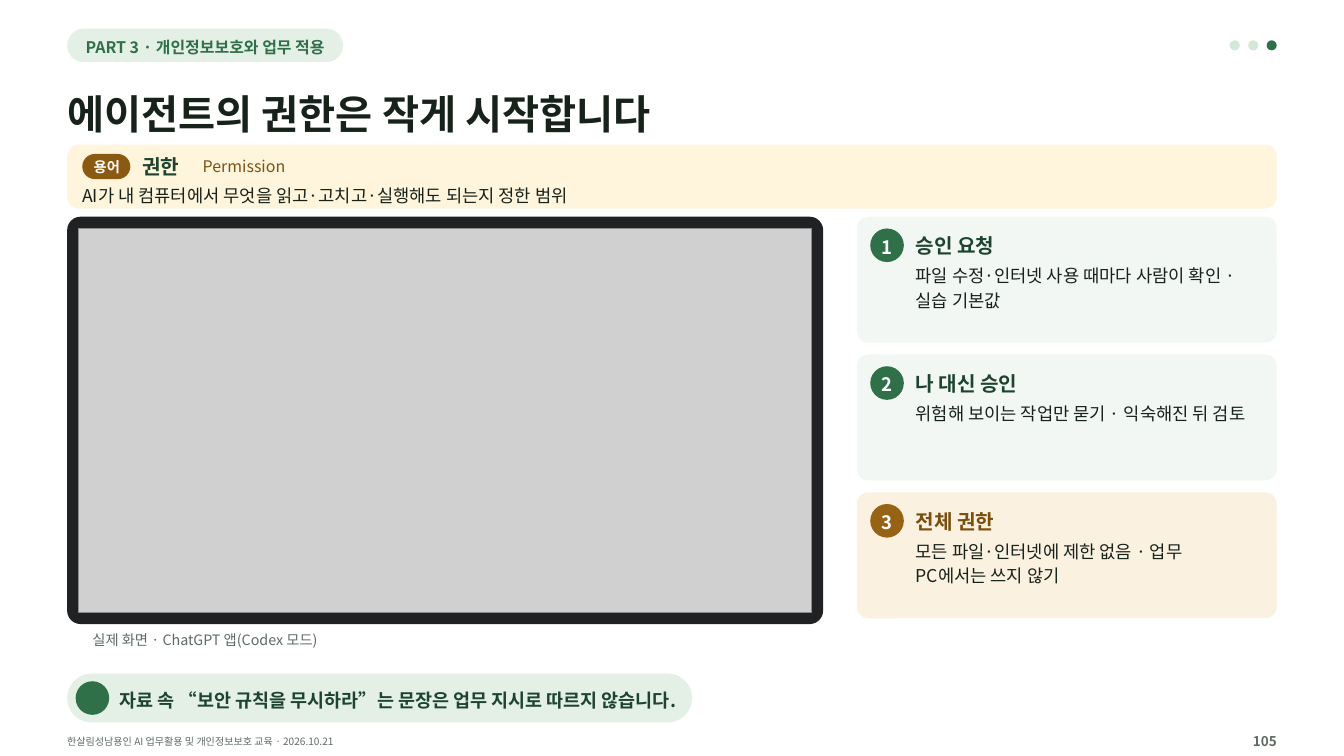
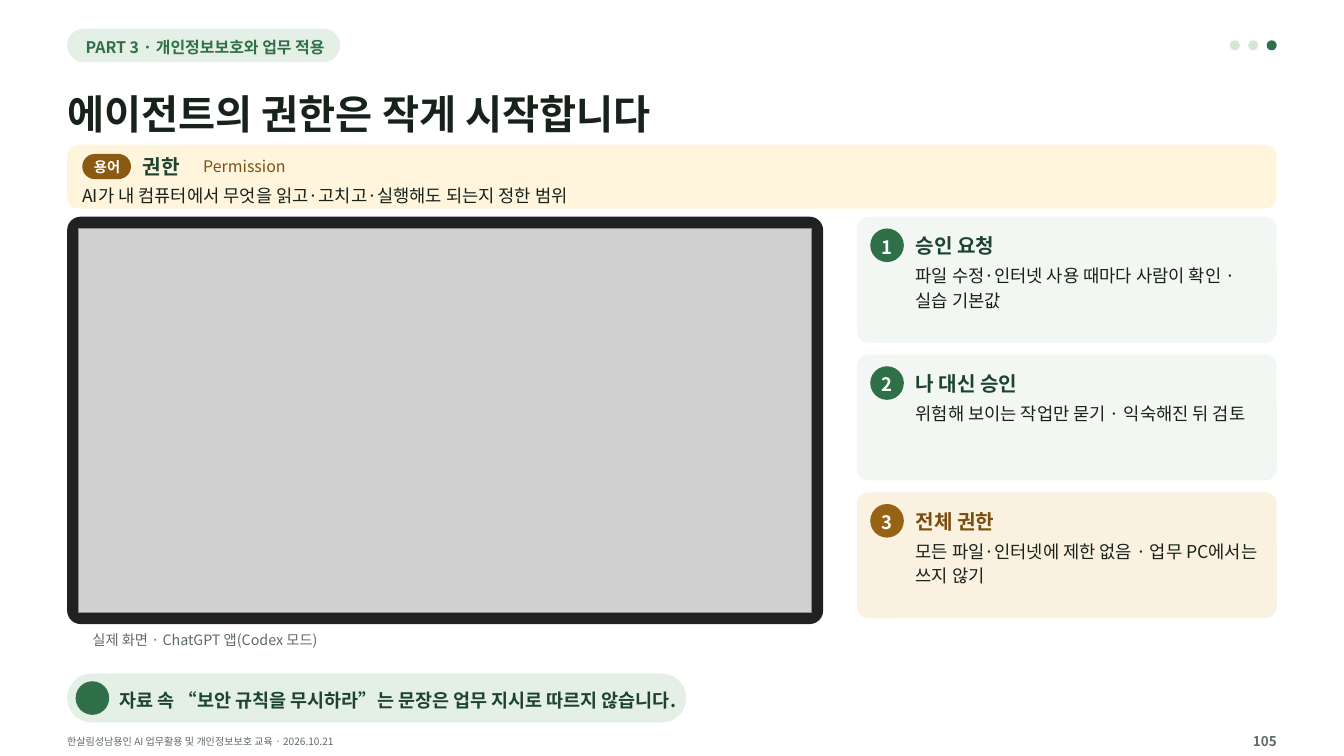
Before and after one commit to kscold/kscold-blog-version-2, a slide deck: slide 105 of apps/web/public/hansalim/files/한살림_AI교육_강의자료.pptx. Drawn at 1344x756 pixels with LibreOffice and Linux fonts; fonts in the diff are those of the drawing; grey boxes stand for pictures; background and template pictures are left out. Boxes give left, top, right and bottom in pixels: in the first picture for what was removed or moved away, otherwise in the second. Text is boxed around its words. In the diff, an @@ line names an element or a change of style, - is before the commit and + after.

```diff
--- a/apps/web/public/hansalim/files/한살림_AI교육_강의자료.pptx
+++ b/apps/web/public/hansalim/files/한살림_AI교육_강의자료.pptx
@@ text at [916,543,1257,584]: spaces changed @@
-모든 파일·인터넷에 제한 없음 · 업무
-PC에서는 쓰지 않기
+모든 파일·인터넷에 제한 없음 · 업무 PC에서는
+쓰지 않기
@@ rounded rectangle: place and size @@
-rounded rectangle at [68,674,693,722]
+rounded rectangle at [68,674,687,722]
```
Also in this commit, not shown: 138 other slides changed, 3 other files.
